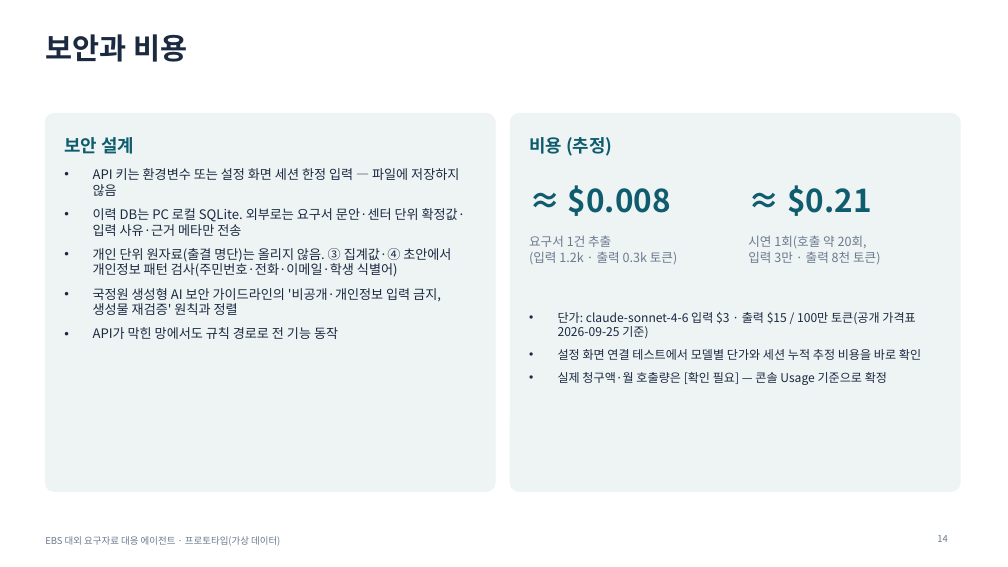
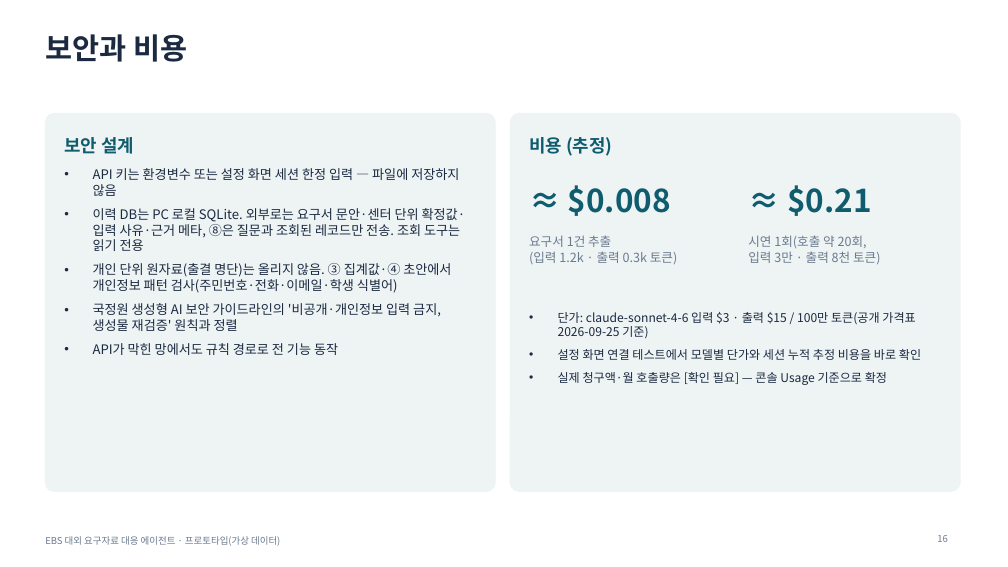
Before and after one commit to lts134/ebsjajucenter, a slide deck: slide 16 of app/docs/발표자료_EBS_요구자료대응에이전트.pptx (slide 14 before the commit). Drawn at 1008x567 pixels with LibreOffice and Linux fonts; fonts in the diff are those of the drawing. Boxes give left, top, right and bottom in pixels: in the first picture for what was removed or moved away, otherwise in the second. Text is boxed around its words. In the diff, an @@ line names an element or a change of style, - is before the commit and + after.

```diff
--- a/app/docs/발표자료_EBS_요구자료대응에이전트.pptx
+++ b/app/docs/발표자료_EBS_요구자료대응에이전트.pptx
@@ text at (93,208,466,251): text changed @@
-• 이력 DB는 PC 로컬 SQLite. 외부로는 요구서 문안·센터 단위 확정값·입력 사유·근거 메타만 전송
+• 이력 DB는 PC 로컬 SQLite. 외부로는 요구서 문안·센터 단위 확정값·입력 사유·근거 메타, ⑧은 질문과 조회된 레코드만 전송. 조회 도구는 읽기 전용
```
Also in this commit, not shown: 7 other slides changed, 2 slides added, 40 other files.
